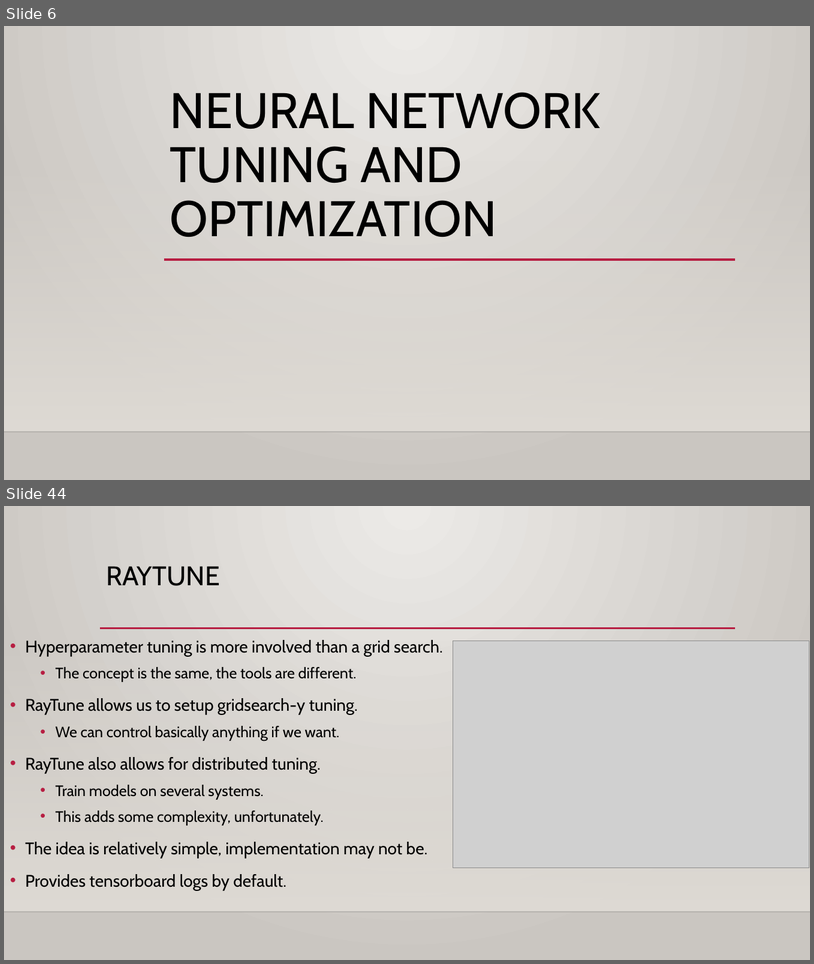
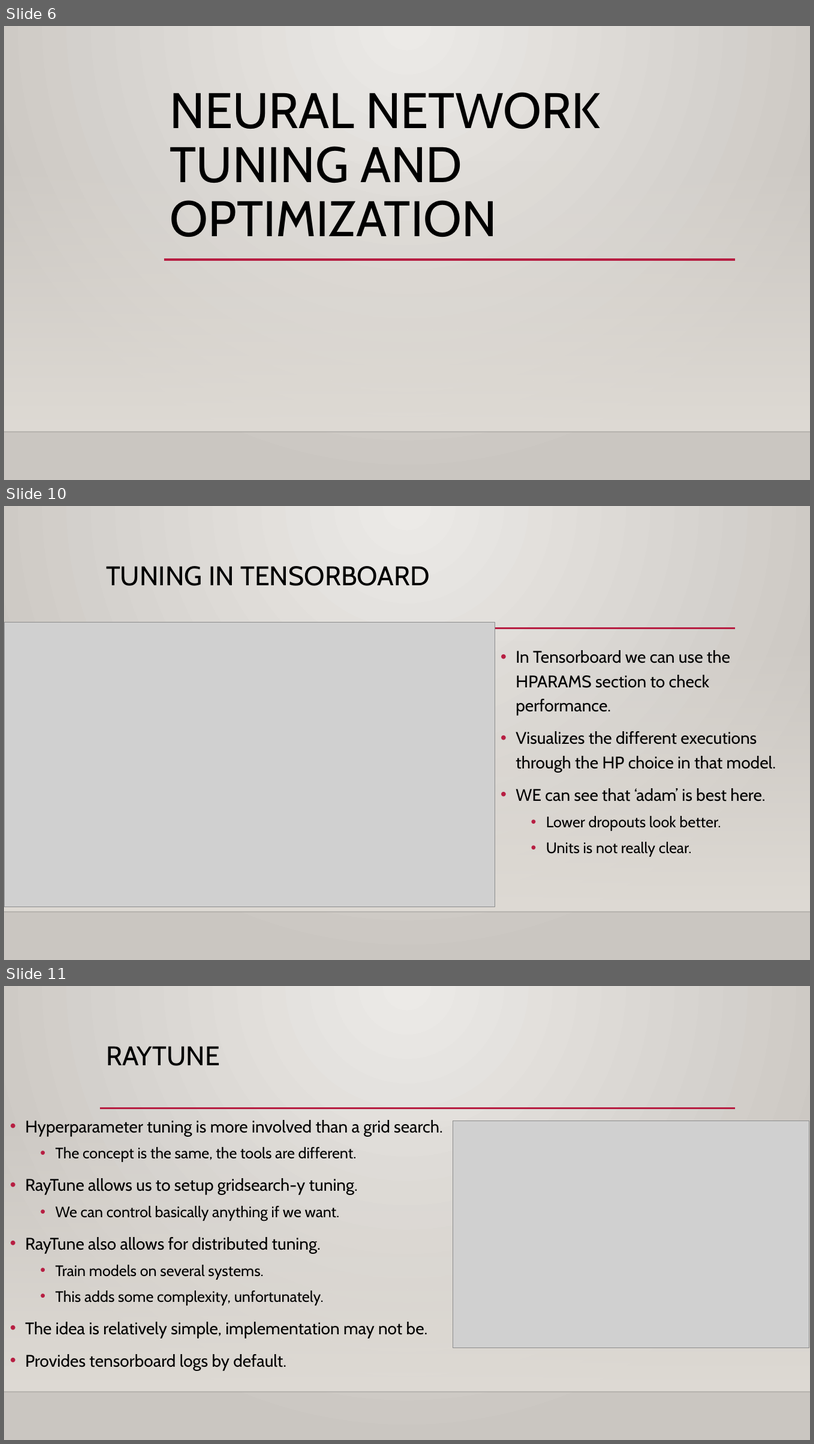
Before and after one commit to AkeemSemperDataScience/Intro_to_Machine_Learning_Students, a slide deck: reference_content/Slides/pytorch_optimization.pptx. Shown one above the other, each under a label of ours: slides 6 and 44 before the commit, slides 6, 10 and 11 after it; the slides between them are not shown. The pictures are 814x964 and 814x1444 pixels, drawn with LibreOffice and Linux fonts; fonts in the diff are those of the drawing; grey boxes stand for pictures; background and template pictures are left out. Boxes give left, top, right and bottom in pixels: in the first picture for what was removed or moved away, otherwise in the second. Text is boxed around its words. In the diff, an @@ line names an element or a change of style, - is before the commit and + after.

```diff
--- a/reference_content/Slides/pytorch_optimization.pptx
+++ b/reference_content/Slides/pytorch_optimization.pptx
@@ slide 10 added at (x1=4, y1=506, x2=810, y2=960), background gradient #ECEAE7 to #CAC7C1; not listed: 3 template elements that a slide beside it also shows @@
@@ title added at (x1=106, y1=566, x2=430, y2=586), 32 pt, text #000000 @@
+TUNING IN TENSORBOARD
@@ picture added at (x1=4, y1=622, x2=495, y2=906) @@
@@ text added at (x1=516, y1=650, x2=776, y2=856), 20 pt, text #000000 @@
+• In Tensorboard we can use the HPARAMS section to check performance.
+• Visualizes the different executions through the HP choice in that model.
+• WE can see that ‘adam’ is best here.
+  • Lower dropouts look better.
+  • Units is not really clear.
@@ what was slide 44 is now slide 11 @@
```
Also in this commit, not shown: 2 slides changed, 4 other slides added, 1 slide removed, 1 other file.
